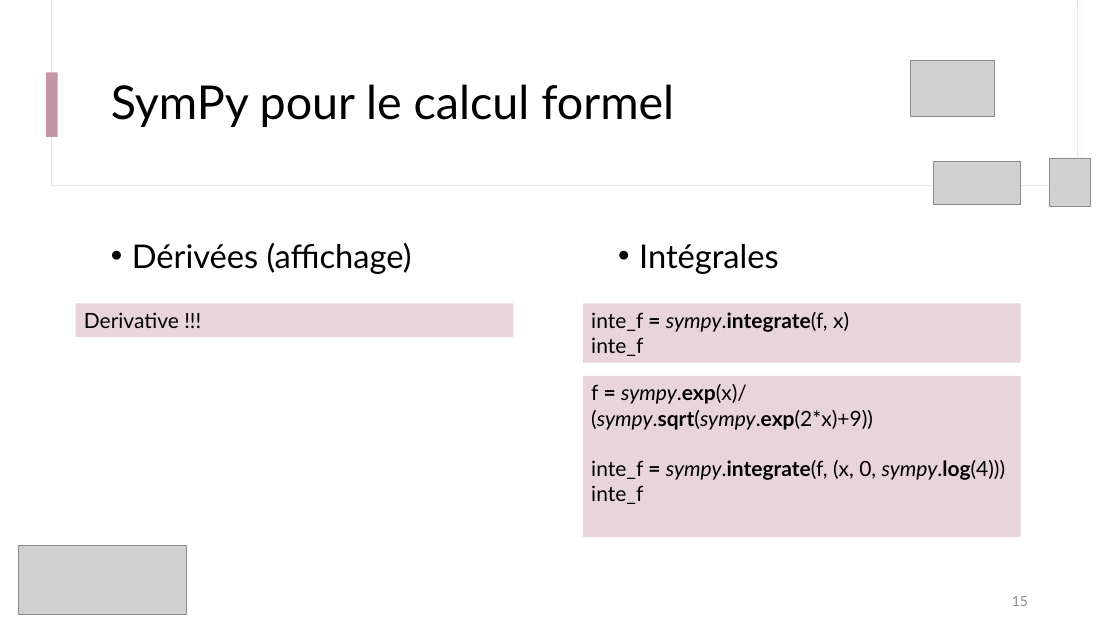
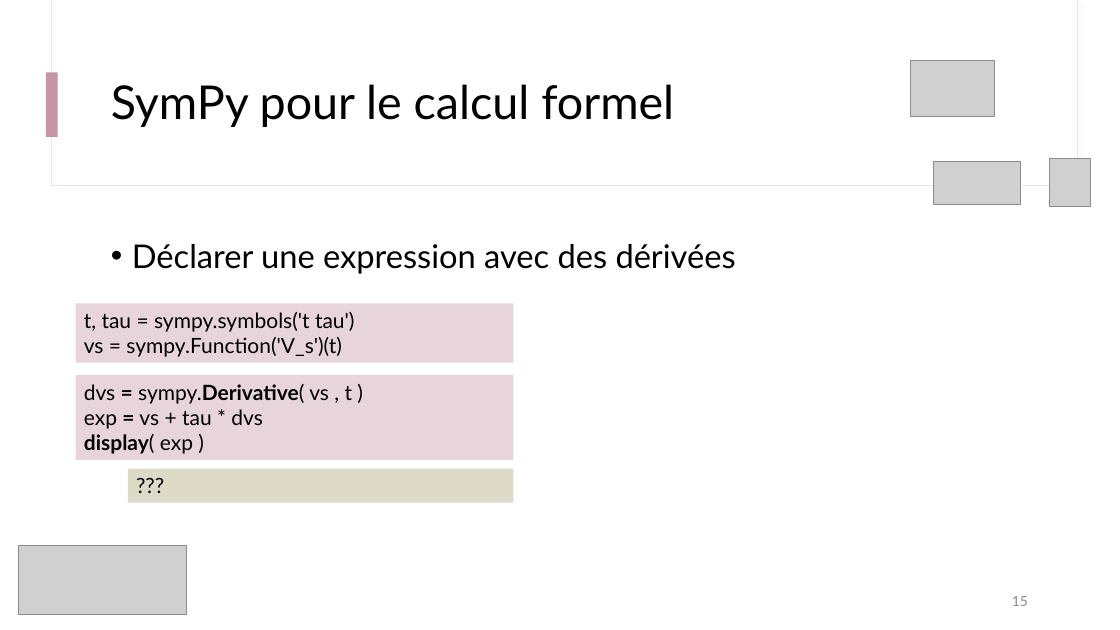
Before and after one commit to IOGS-Digital-Methods/semester-5, a slide deck: slide 15 of outils_numeriques/b1_methodes_numeriques/seance2_equation_diff/B1_s2_1_Approche_Symbolique.pptx. Drawn at 1120x630 pixels with LibreOffice and Linux fonts; fonts in the diff are those of the drawing; grey boxes stand for pictures. Boxes give left, top, right and bottom in pixels: in the first picture for what was removed or moved away, otherwise in the second. Text is boxed around its words. In the diff, an @@ line names an element or a change of style, - is before the commit and + after.

```diff
--- a/outils_numeriques/b1_methodes_numeriques/seance2_equation_diff/B1_s2_1_Approche_Symbolique.pptx
+++ b/outils_numeriques/b1_methodes_numeriques/seance2_equation_diff/B1_s2_1_Approche_Symbolique.pptx
@@ text at (x1=132, y1=244, x2=736, y2=274): text changed @@
-• Dérivées (affichage)
+• Déclarer une expression avec des dérivées
@@ text removed at (x1=639, y1=244, x2=779, y2=274) @@
-• Intégrales
@@ rectangle "t, tau = sympy.symbols('t tau')" resized from (x1=76, y1=303, x2=513, y2=337) to (x1=76, y1=303, x2=513, y2=363) @@
@@ text in rectangle at (x1=84, y1=312, x2=355, y2=357): text changed @@
-Derivative !!!
+t, tau = sympy.symbols('t tau')
+vs = sympy.Function('V_s')(t)
@@ rectangle removed at (x1=583, y1=303, x2=1021, y2=363) @@
-inte_f = sympy.integrate(f, x)
-inte_f
@@ rectangle added at (x1=76, y1=376, x2=513, y2=460), fill #E8D5DC, 18 pt, text #000000 @@
+dvs = sympy.Derivative( vs , t )
+exp = vs + tau * dvs
+display( exp )
@@ rectangle removed at (x1=583, y1=376, x2=1021, y2=537) @@
-f = sympy.exp(x)/
-(sympy.sqrt(sympy.exp(2*x)+9))
-inte_f = sympy.integrate(f, (x, 0, sympy.log(4)))
-inte_f
@@ rectangle added at (x1=128, y1=469, x2=513, y2=502), fill #DDDBC8, 18 pt, text #000000 @@
+???
```
Also in this commit, not shown: 3 other slides changed, 2 slides added, 3 other files.
